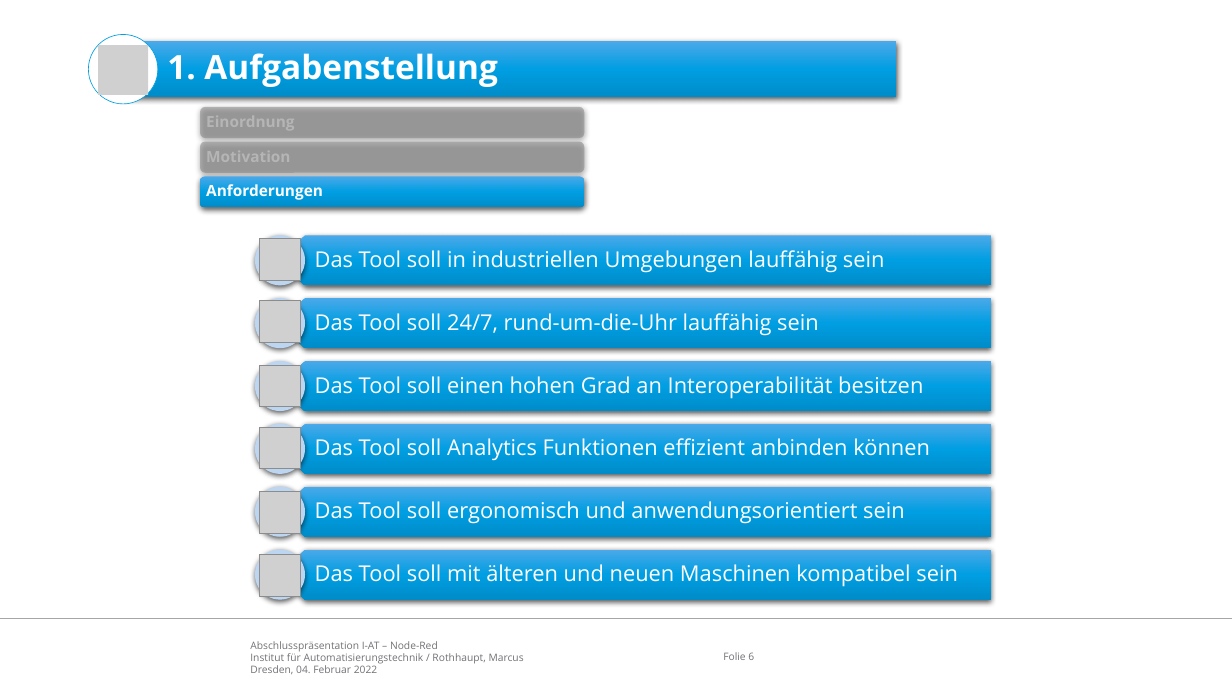
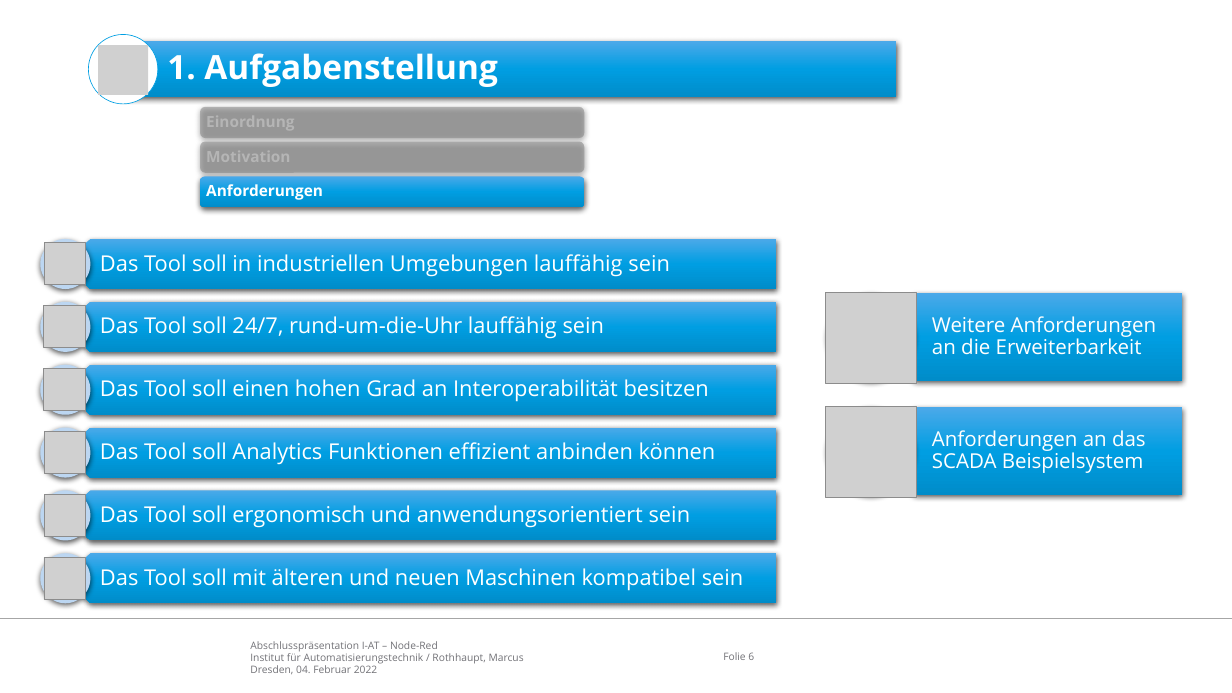
Before and after one commit to appist-dev/agteletud-node-red, a slide deck: slide 6 of docs/presentation/Abschlusspräsentation Node-Red.pptx. Drawn at 1232x693 pixels with LibreOffice and Linux fonts; fonts in the diff are those of the drawing; grey boxes stand for pictures; background and template pictures are left out. Boxes give left, top, right and bottom in pixels: in the first picture for what was removed or moved away, otherwise in the second. Text is boxed around its words. In the diff, an @@ line names an element or a change of style, - is before the commit and + after.

```diff
--- a/docs/presentation/Abschlusspräsentation Node-Red.pptx
+++ b/docs/presentation/Abschlusspräsentation Node-Red.pptx
@@ picture added at [826,293,917,384] @@
@@ picture added at [826,407,917,497] @@
@@ group added at [827,293,1183,495]: 2 pentagon arrows, 2 texts, 2 ellipses @@
+Weitere Anforderungen an die Erweiterbarkeit
+Anforderungen an das SCADA Beispielsystem
@@ 6 texts, 6 pentagon arrows, 6 ellipses, 4 pictures: place and size @@
-6 texts, 6 pentagon arrows, 6 ellipses, 4 pictures at [255,236,991,600]
+6 texts, 6 pentagon arrows, 6 ellipses, 4 pictures at [41,239,776,604]
@@ picture: place and size @@
-picture at [259,492,300,533]
+picture at [44,494,86,536]
@@ picture: place and size @@
-picture at [259,555,300,596]
+picture at [44,557,86,599]
```
Also in this commit, not shown: 16 other slides changed, 4 slides added, 1 slide removed, 1 other file.
